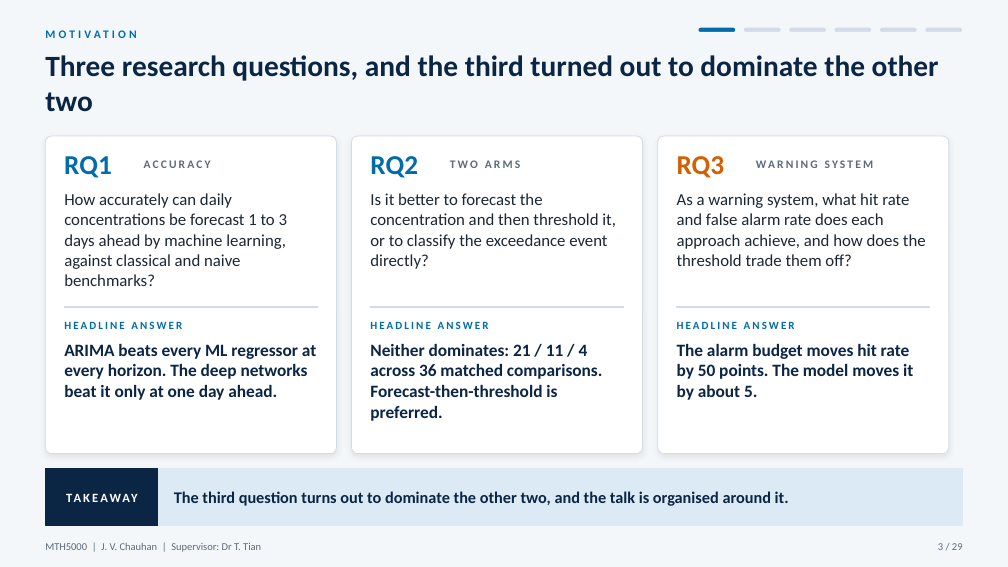
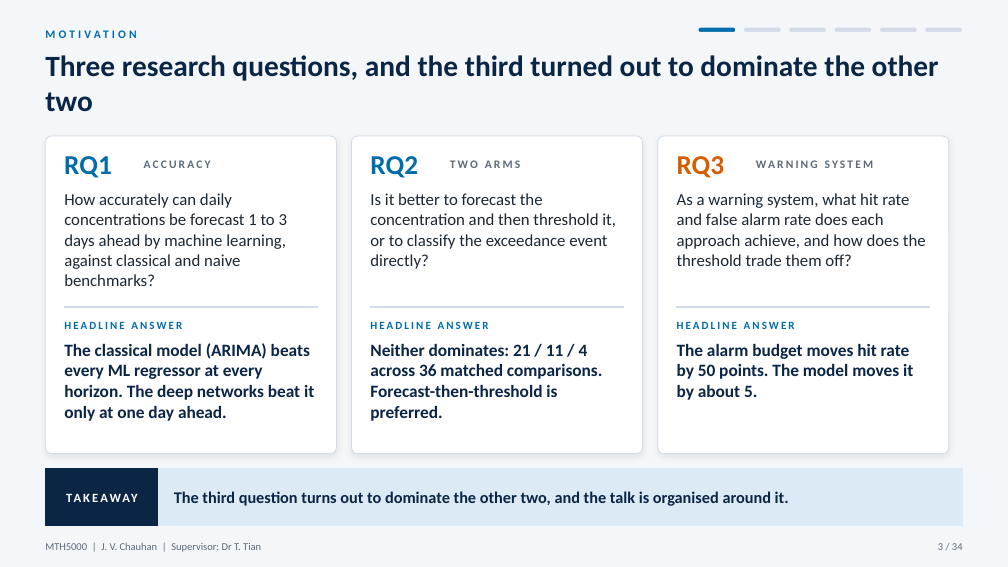
Before and after one commit to JC16092/mth5000-aqi-forecast, a slide deck: slide 3 of presentation_new/MTH5000_oral_presentation.pptx. Drawn at 1008x567 pixels with LibreOffice and Linux fonts; fonts in the diff are those of the drawing. Boxes give left, top, right and bottom in pixels: in the first picture for what was removed or moved away, otherwise in the second. Text is boxed around its words. In the diff, an @@ line names an element or a change of style, - is before the commit and + after.

```diff
--- a/presentation_new/MTH5000_oral_presentation.pptx
+++ b/presentation_new/MTH5000_oral_presentation.pptx
@@ text at (64,343,314,421): text changed @@
-ARIMA beats every ML regressor at every horizon. The deep networks beat it only at one day ahead.
+The classical model (ARIMA) beats every ML regressor at every horizon. The deep networks beat it only at one day ahead.
@@ text at (938,543,963,550): text changed @@
-3 / 29
+3 / 34
```
Also in this commit, not shown: 28 other slides changed, 6 slides added, 6 other files.
